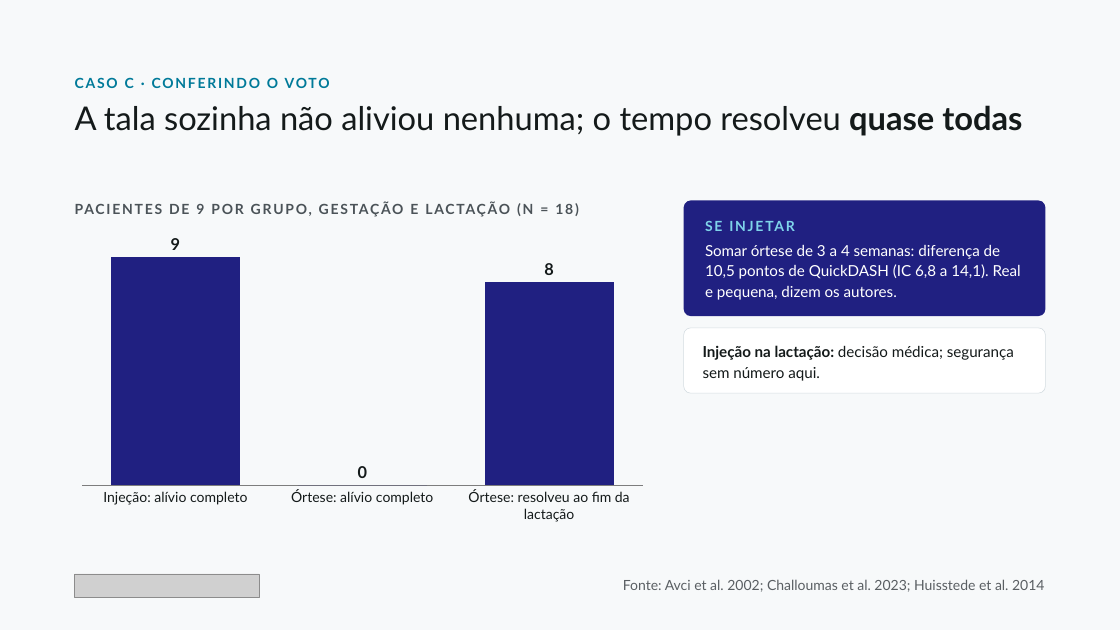
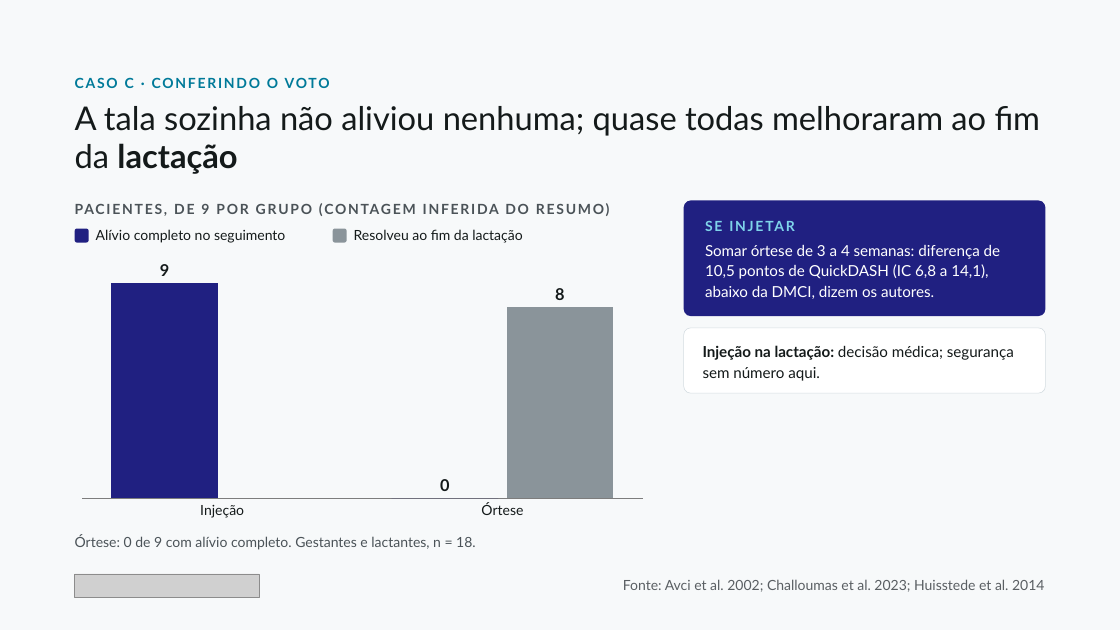
Before and after one commit to dossantosdanieel/illic, a slide deck: slide 24 of aulas/2026-11-cotovelo-medial-e-mao/04_aula/cotovelo-medial-e-mao.pptx. Drawn at 1120x630 pixels with LibreOffice and Linux fonts; fonts in the diff are those of the drawing; grey boxes stand for pictures. Boxes give left, top, right and bottom in pixels: in the first picture for what was removed or moved away, otherwise in the second. Text is boxed around its words. In the diff, an @@ line names an element or a change of style, - is before the commit and + after.

```diff
--- a/aulas/2026-11-cotovelo-medial-e-mao/04_aula/cotovelo-medial-e-mao.pptx
+++ b/aulas/2026-11-cotovelo-medial-e-mao/04_aula/cotovelo-medial-e-mao.pptx
@@ text at [75,106,1041,174]: text changed @@
-A tala sozinha não aliviou nenhuma; o tempo resolveu quase todas
+A tala sozinha não aliviou nenhuma; quase todas melhoraram ao fim da lactação
@@ text at [201,204,209,214]: text changed @@
-PACIENTES DE 9 POR GRUPO, GESTAÇÃO E LACTAÇÃO (N = 18)
+PACIENTES, DE 9 POR GRUPO (CONTAGEM INFERIDA DO RESUMO)
@@ rounded rectangle added at [75,229,89,243], fill #202081 @@
@@ text added at [96,229,285,243], 12 pt, text #141A1A @@
+Alívio completo no seguimento
@@ rounded rectangle added at [333,229,347,243], fill #8A949A @@
@@ text added at [354,229,522,243], 12 pt, text #141A1A @@
+Resolveu ao fim da lactação
@@ column chart at [71,255,655,524] @@
-categories: Injeção: alívio completo, Órtese: alívio completo, Órtese: resolveu ao fim da lactação
+categories: Injeção, Órtese
-Series 1: 9, 0, 8
+Series 1: 9, 0
+Series 2: -, 8
@@ bar spacing changed @@
@@ column chart: place and size @@
-column chart at [71,226,655,528]
+column chart at [71,255,655,524]
@@ text in rounded rectangle at [705,245,1001,299]: text changed @@
-Somar órtese de 3 a 4 semanas: diferença de 10,5 pontos de QuickDASH (IC 6,8 a 14,1). Real e pequena, dizem os autores.
+Somar órtese de 3 a 4 semanas: diferença de 10,5 pontos de QuickDASH (IC 6,8 a 14,1), abaixo da DMCI, dizem os autores.
@@ text added at [75,535,476,550], 12 pt, text #4B5358 @@
+Órtese: 0 de 9 com alívio completo. Gestantes e lactantes, n = 18.
```
Also in this commit, not shown: 14 other slides changed, 9 other files.
